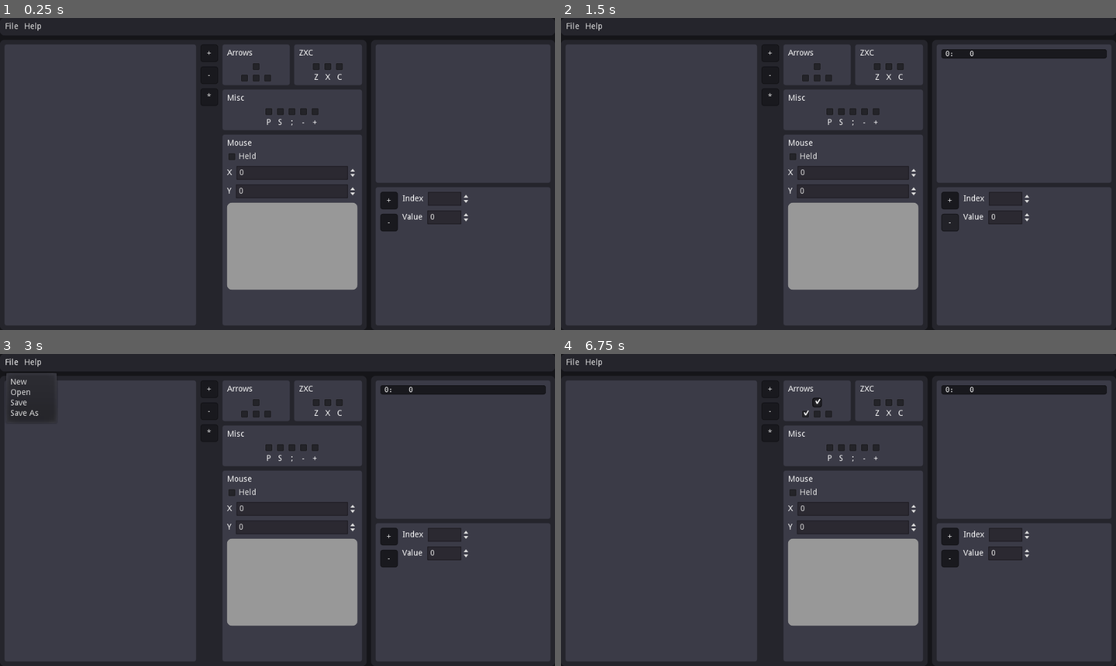
Above: before the commit, frames 1-4 (two rows, left to right).
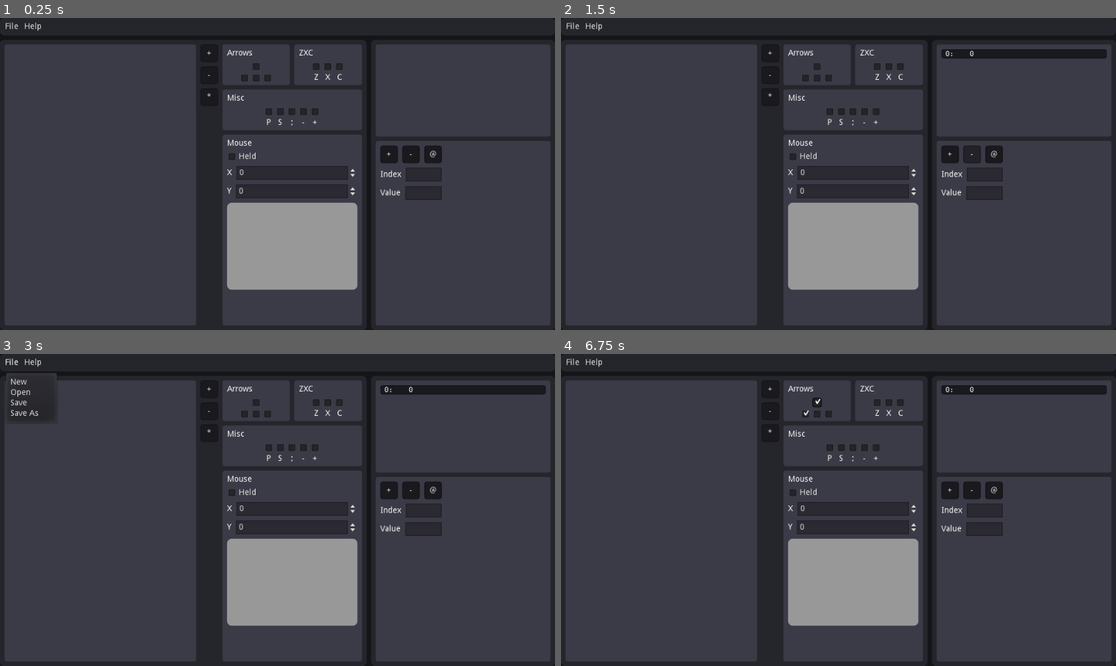
Above: after the commit, the same moments.

Repository: GTcreyon/tas63editor-gd
Game: Godot game, scene res://main.tscn
The game is run twice, just before and just after one commit, with the same random seed, the same clock (stepped at 60 frames per second) and the same inputs.
Inputs (mouse positions are in pixels of both pictures, inside the frame that each line leads up to):
- Up to frame 1 (0.25 s): no input
- Up to frame 2 (1.5 s): click "+" at 0.5 s; click "-" at 1.25 s
- Up to frame 3 (3 s): click (432, 491) at 2 s, where only the run after the commit has a clickable "@"; click "File" at 2.75 s
- Up to frame 4 (6.75 s): click "+" at 3.5 s; click "-" at 4.25 s; click "*" at 5 s; click (816, 403) at 5.75 s; click (805, 413) at 6.5 s

The runs differ from the first frame. In frame 1, 1.9% of the frame differs, in the area x 67-100%, y 37-69%; in frame 2, 1.9%; in frame 3, 1.9%; in frame 4, 1.9%.
Error in both runs: Invalid get index '-1' (on base: 'Array'). (res://clone_frame.gd:9)

Commit message:
RNG randomisation

Diff:
--- a/add_event.gd
+++ b/add_event.gd
@@ -9,4 +9,4 @@
 func _on_AddEvent_pressed():
 	var inst = EVENT_PREFAB.instance()
 	list.add_child(inst)
-	inst.set_event_string(0, 0)
+	inst.set_event_string("0", "0")
--- a/event.gd
+++ b/event.gd
@@ -1,21 +1,21 @@
 class_name Event
 extends Button
 
-var index = 0
-var value = 0
+var index: String = "0"
+var value: String = "0"
 
 onready var label = $Label
 onready var main = $"/root/Main"
 
 
-func set_event_string(new_index, new_value) -> void:
+func set_event_string(new_index: String, new_value: String) -> void:
 	index = new_index
 	value = new_value
 	update_event_string()
 
 
 func update_event_string() -> void:
-	label.text = " %-5s %d" % ["%d:" % index, value]
+	label.text = " %-5s %s" % ["%s:" % index, value]
 
 
 func _on_Event_button_down():
--- a/file.gd
+++ b/file.gd
@@ -1,8 +1,11 @@
 extends MenuButton
 
 const FRAME_PREFAB = preload("res://frame.tscn")
+const EVENT_PREFAB = preload("res://event.tscn")
 
+onready var main = $"/root/Main"
 onready var frame_list = $"%InputFrames"
+onready var event_list = $"%RNGEvents"
 onready var file_dialog = $FileDialog
 
 
@@ -23,13 +26,20 @@
 
 
 func _clear_frames() -> void:
+	main.selected_frames = []
 	for child in frame_list.get_children():
 		# Explicitly remove child to clear indexes
 		frame_list.remove_child(child)
 		child.queue_free()
 
 
-func _load_frames(content: String) -> void:
+func _clear_events() -> void:
+	main.selected_event = null
+	for child in event_list.get_children():
+		child.queue_free()
+
+
+func _load_data(content: String) -> void:
 	if content.begins_with("{"):
 		content = content.substr(content.find("}") + 1)
 	var segments = content.split("/")
@@ -46,6 +56,7 @@
 			frame_list.add_child(inst)
 			inst.give_keys(split[0])
 			frames.append(inst)
+
 	var index = 0
 	for run in segments[1].split("#"):
 		var split = run.split("&")
@@ -59,6 +70,14 @@
 			frames[index].give_mouse(bool(int(mouse[0].substr(0, 1))), Vector2(mouse[0].substr(1), mouse[1]))
 			frames[index].update_input_string()
 			index += 1
+
+	for event in segments[2].split("#"):
+		var split = event.split("~")
+		var inst = EVENT_PREFAB.instance()
+		inst.index = split[0]
+		inst.value = split[1]
+		event_list.add_child(inst)
+		inst.update_event_string()
 
 
 func _generate_file() -> String:
@@ -118,7 +137,8 @@
 			var content = file.get_as_text()
 			file.close()
 			_clear_frames()
-			_load_frames(content)
+			_clear_events()
+			_load_data(content)
 		file_dialog.MODE_SAVE_FILE:
 			var content = _generate_file()
 			var file = File.new()
--- a/main.gd
+++ b/main.gd
@@ -25,9 +25,9 @@
 	$"%MouseY".value = mouse_pos.y
 
 
-func set_rng(index: int, value: int) -> void:
-	$"%EventIndex".value = index
-	$"%EventValue".value = value
+func set_rng(index: String, value: String) -> void:
+	$"%EventIndex".text = index
+	$"%EventValue".text = value
 
 
 func get_keys() -> Dictionary:
@@ -64,7 +64,6 @@
 		for child in all_frames.slice(end_indexes[0] + 1, end_indexes[1] - 1):
 			child.pressed = true
 			selected_frames.append(child)
-		#selected_frames.append(all_frames[end_indexes[0]])
 		selected_frames.append(all_frames[end_indexes[1]])
 	else:
 		if !Input.is_action_pressed("select_multi"):
@@ -89,7 +88,7 @@
 
 
 func set_event_data(_dummy):
-	selected_event.set_event_string($"%EventIndex".value, $"%EventValue".value)
+	selected_event.set_event_string($"%EventIndex".text, $"%EventValue".text)
 
 
 func update_after(index: int) -> void:
--- a/main.tscn
+++ b/main.tscn
@@ -10,6 +10,7 @@
 [ext_resource path="res://remove_event.gd" type="Script" id=8]
 [ext_resource path="res://remove_frame.gd" type="Script" id=9]
 [ext_resource path="res://clone_frame.gd" type="Script" id=10]
+[ext_resource path="res://random_event.gd" type="Script" id=11]
 
 [node name="Main" type="Control"]
 anchor_right = 1.0
@@ -515,9 +516,10 @@
 
 [node name="RNGPanel" type="Panel" parent="Panel/MainVBox/MainDivider/RightPanel/RightDivider"]
 margin_right = 302.0
-margin_bottom = 239.0
-size_flags_horizontal = 3
-size_flags_vertical = 3
+margin_bottom = 159.0
+size_flags_horizontal = 3
+size_flags_vertical = 3
+size_flags_stretch_ratio = 0.5
 theme_type_variation = "GroupPanel"
 
 [node name="ScrollContainer" type="ScrollContainer" parent="Panel/MainVBox/MainDivider/RightPanel/RightDivider/RNGPanel"]
@@ -531,13 +533,13 @@
 [node name="RNGEvents" type="VBoxContainer" parent="Panel/MainVBox/MainDivider/RightPanel/RightDivider/RNGPanel/ScrollContainer"]
 unique_name_in_owner = true
 margin_right = 286.0
-margin_bottom = 223.0
+margin_bottom = 143.0
 size_flags_horizontal = 3
 size_flags_vertical = 3
 custom_constants/separation = 0
 
 [node name="EventPanel" type="Panel" parent="Panel/MainVBox/MainDivider/RightPanel/RightDivider"]
-margin_top = 247.0
+margin_top = 167.0
 margin_right = 302.0
 margin_bottom = 486.0
 size_flags_horizontal = 3
@@ -553,34 +555,43 @@
 margin_bottom = -8.0
 theme_type_variation = "GroupPanel"
 
-[node name="RNGButtons" type="VBoxContainer" parent="Panel/MainVBox/MainDivider/RightPanel/RightDivider/EventPanel/RNGControls"]
+[node name="VBoxContainer" type="VBoxContainer" parent="Panel/MainVBox/MainDivider/RightPanel/RightDivider/EventPanel/RNGControls"]
+margin_right = 106.0
+margin_bottom = 303.0
+
+[node name="RNGButtons" type="HBoxContainer" parent="Panel/MainVBox/MainDivider/RightPanel/RightDivider/EventPanel/RNGControls/VBoxContainer"]
+margin_right = 106.0
+margin_bottom = 30.0
+rect_min_size = Vector2( 30, 0 )
+size_flags_horizontal = 3
+
+[node name="AddEvent" type="Button" parent="Panel/MainVBox/MainDivider/RightPanel/RightDivider/EventPanel/RNGControls/VBoxContainer/RNGButtons"]
 margin_right = 30.0
-margin_bottom = 223.0
-rect_min_size = Vector2( 30, 0 )
-
-[node name="AddEvent" type="Button" parent="Panel/MainVBox/MainDivider/RightPanel/RightDivider/EventPanel/RNGControls/RNGButtons"]
-margin_right = 30.0
-margin_bottom = 30.0
-rect_min_size = Vector2( 0, 30 )
+margin_bottom = 30.0
+rect_min_size = Vector2( 30, 30 )
 text = "+"
 script = ExtResource( 7 )
 
-[node name="RemoveEvent" type="Button" parent="Panel/MainVBox/MainDivider/RightPanel/RightDivider/EventPanel/RNGControls/RNGButtons"]
-margin_top = 38.0
-margin_right = 30.0
-margin_bottom = 68.0
-rect_min_size = Vector2( 0, 30 )
+[node name="RemoveEvent" type="Button" parent="Panel/MainVBox/MainDivider/RightPanel/RightDivider/EventPanel/RNGControls/VBoxContainer/RNGButtons"]
+margin_left = 38.0
+margin_right = 68.0
+margin_bottom = 30.0
+rect_min_size = Vector2( 30, 30 )
 text = "-"
 script = ExtResource( 8 )
 
-[node name="VBoxContainer" type="VBoxContainer" parent="Panel/MainVBox/MainDivider/RightPanel/RightDivider/EventPanel/RNGControls"]
-margin_left = 38.0
-margin_right = 156.0
-margin_bottom = 223.0
+[node name="RandomEvent" type="Button" parent="Panel/MainVBox/MainDivider/RightPanel/RightDivider/EventPanel/RNGControls/VBoxContainer/RNGButtons"]
+margin_left = 76.0
+margin_right = 106.0
+margin_bottom = 30.0
+rect_min_size = Vector2( 30, 30 )
+text = "@"
+script = ExtResource( 11 )
 
 [node name="EventIndexContainer" type="HBoxContainer" parent="Panel/MainVBox/MainDivider/RightPanel/RightDivider/EventPanel/RNGControls/VBoxContainer"]
-margin_right = 118.0
-margin_bottom = 24.0
+margin_top = 38.0
+margin_right = 106.0
+margin_bottom = 62.0
 
 [node name="Label" type="Label" parent="Panel/MainVBox/MainDivider/RightPanel/RightDivider/EventPanel/RNGControls/VBoxContainer/EventIndexContainer"]
 margin_top = 5.0
@@ -588,18 +599,17 @@
 margin_bottom = 19.0
 text = "Index"
 
-[node name="EventIndex" type="SpinBox" parent="Panel/MainVBox/MainDivider/RightPanel/RightDivider/EventPanel/RNGControls/VBoxContainer/EventIndexContainer"]
+[node name="EventIndex" type="LineEdit" parent="Panel/MainVBox/MainDivider/RightPanel/RightDivider/EventPanel/RNGControls/VBoxContainer/EventIndexContainer"]
 unique_name_in_owner = true
 margin_left = 44.0
-margin_right = 118.0
+margin_right = 106.0
 margin_bottom = 24.0
 size_flags_horizontal = 3
-max_value = 450.0
 
 [node name="EventValueContainer" type="HBoxContainer" parent="Panel/MainVBox/MainDivider/RightPanel/RightDivider/EventPanel/RNGControls/VBoxContainer"]
-margin_top = 32.0
-margin_right = 118.0
-margin_bottom = 56.0
+margin_top = 70.0
+margin_right = 106.0
+margin_bottom = 94.0
 
 [node name="Label" type="Label" parent="Panel/MainVBox/MainDivider/RightPanel/RightDivider/EventPanel/RNGControls/VBoxContainer/EventValueContainer"]
 margin_top = 5.0
@@ -607,13 +617,12 @@
 margin_bottom = 19.0
 text = "Value"
 
-[node name="EventValue" type="SpinBox" parent="Panel/MainVBox/MainDivider/RightPanel/RightDivider/EventPanel/RNGControls/VBoxContainer/EventValueContainer"]
+[node name="EventValue" type="LineEdit" parent="Panel/MainVBox/MainDivider/RightPanel/RightDivider/EventPanel/RNGControls/VBoxContainer/EventValueContainer"]
 unique_name_in_owner = true
 margin_left = 43.0
-margin_right = 118.0
+margin_right = 106.0
 margin_bottom = 24.0
 size_flags_horizontal = 3
-max_value = 450.0
 
 [connection signal="file_selected" from="Panel/MainVBox/ToolBar/HBoxContainer/File/FileDialog" to="Panel/MainVBox/ToolBar/HBoxContainer/File" method="_on_FileDialog_file_selected"]
 [connection signal="pressed" from="Panel/MainVBox/MainDivider/InputPanel/InputDivider/InputButtons/AddFrame" to="Panel/MainVBox/MainDivider/InputPanel/InputDivider/InputButtons/AddFrame" method="_on_AddInput_pressed"]
@@ -635,7 +644,8 @@
 [connection signal="value_changed" from="Panel/MainVBox/MainDivider/InputPanel/InputDivider/InputControls/MousePanel/VBoxContainer/MouseXContainer/MouseX" to="." method="set_frame_inputs"]
 [connection signal="value_changed" from="Panel/MainVBox/MainDivider/InputPanel/InputDivider/InputControls/MousePanel/VBoxContainer/MouseYContainer/MouseY" to="." method="set_frame_inputs"]
 [connection signal="gui_input" from="Panel/MainVBox/MainDivider/InputPanel/InputDivider/InputControls/MousePanel/VBoxContainer/MousePanel" to="Panel/MainVBox/MainDivider/InputPanel/InputDivider/InputControls/MousePanel/VBoxContainer/MousePanel" method="_on_MousePanel_gui_input"]
-[connection signal="pressed" from="Panel/MainVBox/MainDivider/RightPanel/RightDivider/EventPanel/RNGControls/RNGButtons/AddEvent" to="Panel/MainVBox/MainDivider/RightPanel/RightDivider/EventPanel/RNGControls/RNGButtons/AddEvent" method="_on_AddEvent_pressed"]
-[connection signal="pressed" from="Panel/MainVBox/MainDivider/RightPanel/RightDivider/EventPanel/RNGControls/RNGButtons/RemoveEvent" to="Panel/MainVBox/MainDivider/RightPanel/RightDivider/EventPanel/RNGControls/RNGButtons/RemoveEvent" method="_on_RemoveEvent_pressed"]
-[connection signal="value_changed" from="Panel/MainVBox/MainDivider/RightPanel/RightDivider/EventPanel/RNGControls/VBoxContainer/EventIndexContainer/EventIndex" to="." method="set_event_data"]
-[connection signal="value_changed" from="Panel/MainVBox/MainDivider/RightPanel/RightDivider/EventPanel/RNGControls/VBoxContainer/EventValueContainer/EventValue" to="." method="set_event_data"]
+[connection signal="pressed" from="Panel/MainVBox/MainDivider/RightPanel/RightDivider/EventPanel/RNGControls/VBoxContainer/RNGButtons/AddEvent" to="Panel/MainVBox/MainDivider/RightPanel/RightDivider/EventPanel/RNGControls/VBoxContainer/RNGButtons/AddEvent" method="_on_AddEvent_pressed"]
+[connection signal="pressed" from="Panel/MainVBox/MainDivider/RightPanel/RightDivider/EventPanel/RNGControls/VBoxContainer/RNGButtons/RemoveEvent" to="Panel/MainVBox/MainDivider/RightPanel/RightDivider/EventPanel/RNGControls/VBoxContainer/RNGButtons/RemoveEvent" method="_on_RemoveEvent_pressed"]
+[connection signal="pressed" from="Panel/MainVBox/MainDivider/RightPanel/RightDivider/EventPanel/RNGControls/VBoxContainer/RNGButtons/RandomEvent" to="Panel/MainVBox/MainDivider/RightPanel/RightDivider/EventPanel/RNGControls/VBoxContainer/RNGButtons/RandomEvent" method="_on_RandomEvent_pressed"]
+[connection signal="text_changed" from="Panel/MainVBox/MainDivider/RightPanel/RightDivider/EventPanel/RNGControls/VBoxContainer/EventIndexContainer/EventIndex" to="." method="set_event_data"]
+[connection signal="text_changed" from="Panel/MainVBox/MainDivider/RightPanel/RightDivider/EventPanel/RNGControls/VBoxContainer/EventValueContainer/EventValue" to="." method="set_event_data"]
--- /dev/null
+++ b/random_event.gd
@@ -0,0 +1,11 @@
+extends Button
+
+onready var main = $"/root/Main"
+
+
+func _on_RandomEvent_pressed():
+	if main.selected_event != null:
+		var index = main.selected_event.index
+		main.selected_event.set_event_string(main.selected_event.index, str(randi() % 2147483647))
+		var value = main.selected_event.value
+		main.set_rng(index, value)
Not shown: 1 places in main.tscn that only renumber resources
